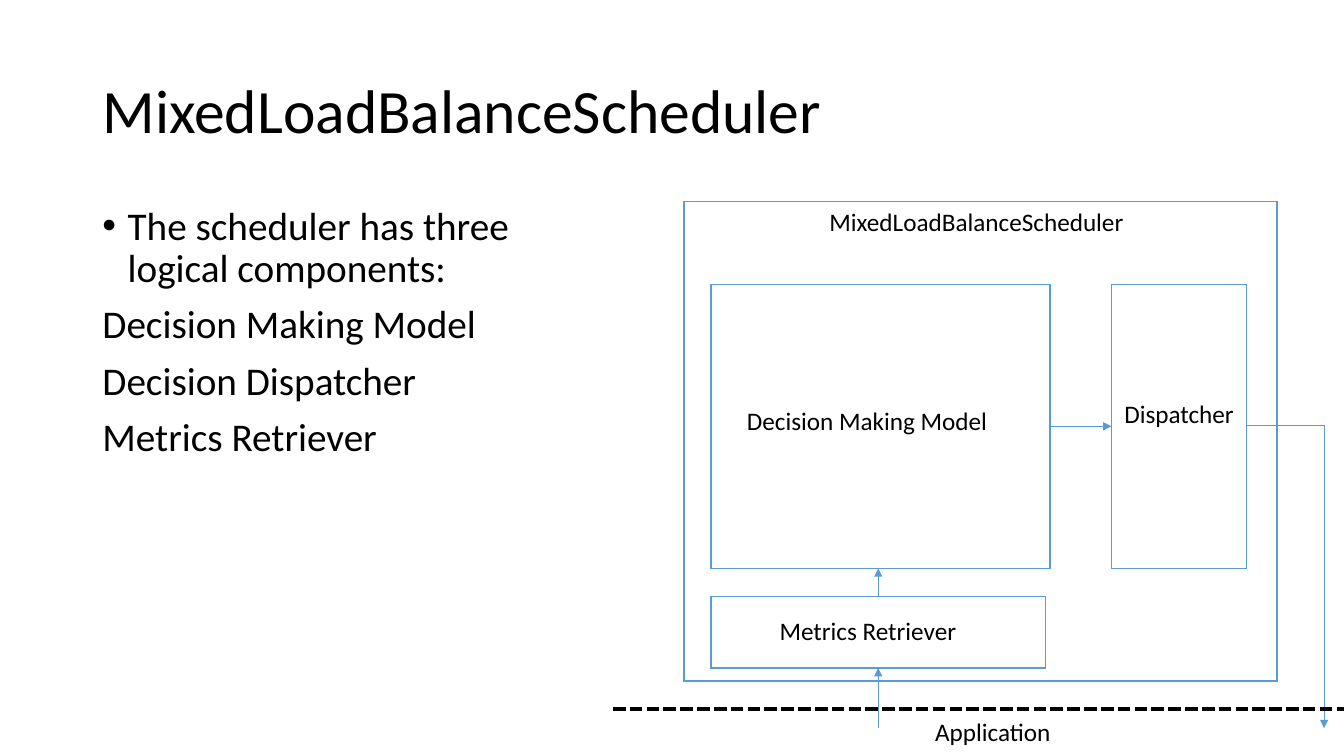
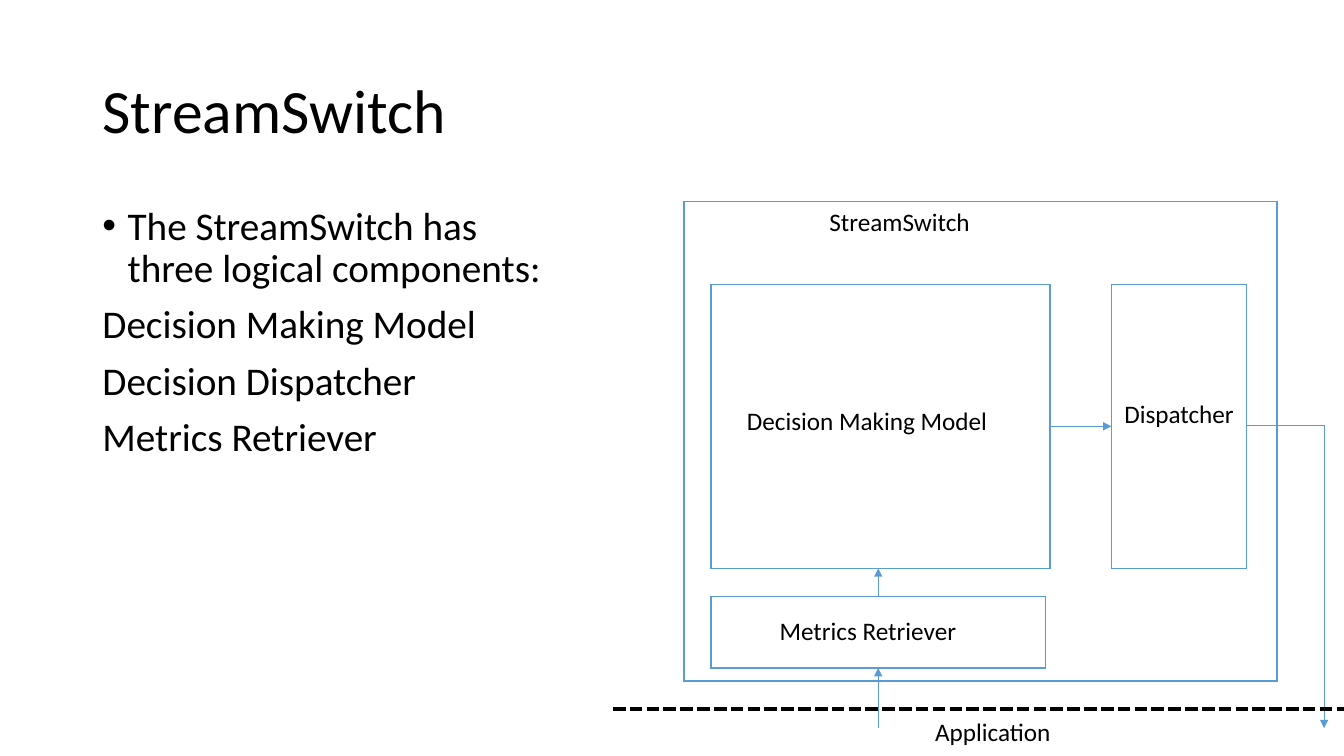
Before and after one commit to Swrrt/Samza-Documents, a slide deck: slide 3 of Documentation/DelayGuaranteeStructure.pptx. Drawn at 1344x756 pixels with LibreOffice and Linux fonts; fonts in the diff are those of the drawing. Boxes give left, top, right and bottom in pixels: in the first picture for what was removed or moved away, otherwise in the second. Text is boxed around its words. In the diff, an @@ line names an element or a change of style, - is before the commit and + after.

```diff
--- a/Documentation/DelayGuaranteeStructure.pptx
+++ b/Documentation/DelayGuaranteeStructure.pptx
@@ title at [102, 90, 445, 134]: text changed @@
-MixedLoadBalanceScheduler
+StreamSwitch
@@ text at [128, 212, 540, 289]: text changed @@
-• The scheduler has three logical components:
+• The StreamSwitch has three logical components:
@@ text at [829, 213, 969, 231]: text changed @@
-MixedLoadBalanceScheduler
+StreamSwitch
```
Also in this commit, not shown: 14 other slides changed, 58 slides added, 10 slides removed.
